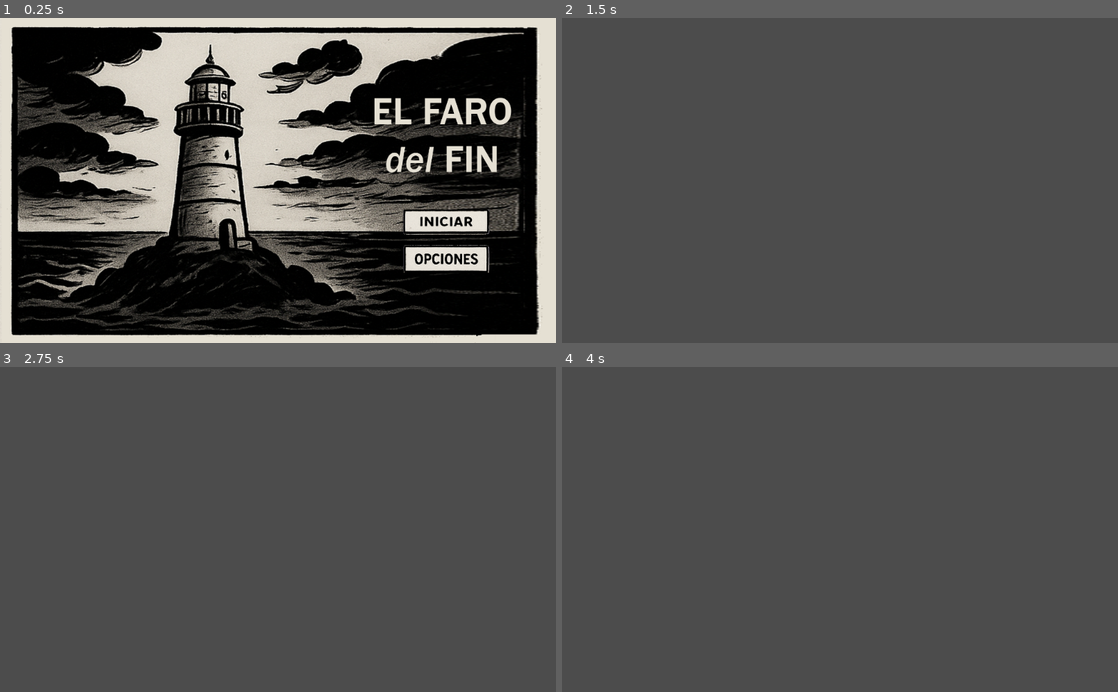
Above: before the commit, frames 1-4 (two rows, left to right).
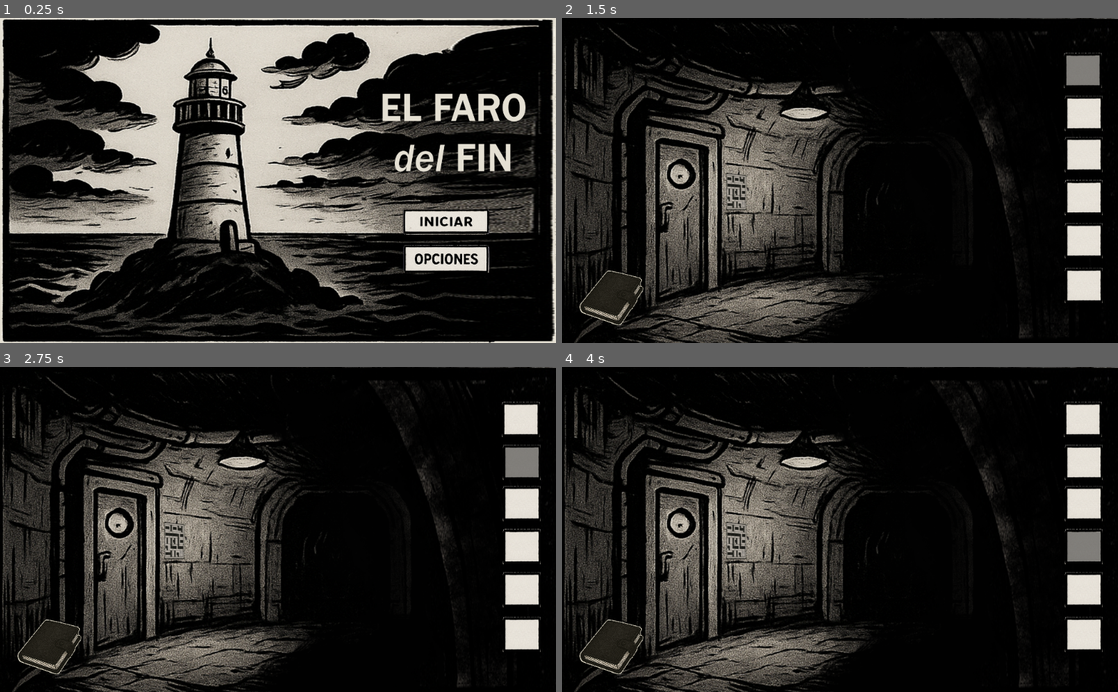
Above: after the commit, the same moments.

Repository: MicaelaEdith/godot-2d
Game: Godot game, scene res://Menu.tscn
Two runs of this game, one before a commit and one after it. Both use one fixed random seed, a clock stepped at 60 frames per second and the inputs below. The project has no main scene, so this scene is started directly.
Inputs (mouse positions are in pixels of both pictures, inside the frame that each line leads up to):
- Up to frame 1 (0.25 s): no input
- Up to frame 2 (1.5 s): click (1006, 222) at 0.5 s; click (1084, 66) at 1.27 s
- Up to frame 3 (2.75 s): click (522, 454) at 2.02 s
- Up to frame 4 (4 s): click (1084, 497) at 2.77 s; click (1084, 542) at 3.52 s

The runs differ from the first frame. In frame 1, 36% of the frame differs, in the area x 0-100%, y 0-100%; in frame 2, 92%; in frame 3, 92%; in frame 4, 92%.

Commit message:
scene1 ui

Diff:
--- a/Capitulo1.tscn
+++ b/Capitulo1.tscn
@@ -1,3 +1,270 @@
-[gd_scene format=2]
+[gd_scene load_steps=42 format=2]
+
+[ext_resource path="res://assets/fondos-escenas/scn1.png" type="Texture" id=1]
+[ext_resource path="res://scripts/btn_inventario.gd" type="Script" id=2]
+[ext_resource path="res://assets/btnInventario_ok.png" type="Texture" id=3]
+[ext_resource path="res://assets/btnInventario.png" type="Texture" id=4]
+[ext_resource path="res://assets/btn_libreta.png" type="Texture" id=5]
+[ext_resource path="res://assets/btn_libreta_ok.png" type="Texture" id=6]
+
+[sub_resource type="StyleBoxEmpty" id=1]
+
+[sub_resource type="StyleBoxEmpty" id=2]
+
+[sub_resource type="StyleBoxEmpty" id=3]
+
+[sub_resource type="StyleBoxEmpty" id=4]
+
+[sub_resource type="StyleBoxEmpty" id=5]
+
+[sub_resource type="StyleBoxEmpty" id=6]
+
+[sub_resource type="StyleBoxEmpty" id=7]
+
+[sub_resource type="StyleBoxEmpty" id=8]
+
+[sub_resource type="StyleBoxEmpty" id=9]
+
+[sub_resource type="StyleBoxEmpty" id=10]
+
+[sub_resource type="StyleBoxEmpty" id=11]
+
+[sub_resource type="StyleBoxEmpty" id=12]
+
+[sub_resource type="StyleBoxEmpty" id=13]
+
+[sub_resource type="StyleBoxEmpty" id=14]
+
+[sub_resource type="StyleBoxEmpty" id=15]
+
+[sub_resource type="StyleBoxEmpty" id=16]
+
+[sub_resource type="StyleBoxEmpty" id=17]
+
+[sub_resource type="StyleBoxEmpty" id=18]
+
+[sub_resource type="StyleBoxEmpty" id=19]
+
+[sub_resource type="StyleBoxEmpty" id=20]
+
+[sub_resource type="StyleBoxEmpty" id=21]
+
+[sub_resource type="StyleBoxEmpty" id=22]
+
+[sub_resource type="StyleBoxEmpty" id=23]
+
+[sub_resource type="StyleBoxEmpty" id=24]
+
+[sub_resource type="StyleBoxEmpty" id=25]
+
+[sub_resource type="StyleBoxEmpty" id=26]
+
+[sub_resource type="StyleBoxEmpty" id=27]
+
+[sub_resource type="StyleBoxEmpty" id=28]
+
+[sub_resource type="StyleBoxEmpty" id=29]
+
+[sub_resource type="StyleBoxEmpty" id=30]
+
+[sub_resource type="StyleBoxEmpty" id=31]
+
+[sub_resource type="StyleBoxEmpty" id=32]
+
+[sub_resource type="StyleBoxEmpty" id=33]
+
+[sub_resource type="StyleBoxEmpty" id=34]
+
+[sub_resource type="StyleBoxEmpty" id=35]
 
 [node name="Capitulo1" type="Node2D"]
+
+[node name="imgFondo" type="TextureRect" parent="."]
+margin_left = -34.0
+margin_top = -57.0
+margin_right = 1069.0
+margin_bottom = 662.0
+texture = ExtResource( 1 )
+expand = true
+
+[node name="inventario" type="VBoxContainer" parent="."]
+margin_left = 923.0
+margin_top = 63.0
+margin_right = 963.0
+margin_bottom = 203.0
+rect_scale = Vector2( 1.9059, 3.45433 )
+
+[node name="i1" type="Button" parent="inventario"]
+margin_right = 40.0
+margin_bottom = 14.0
+custom_styles/hover = SubResource( 1 )
+custom_styles/pressed = SubResource( 2 )
+custom_styles/focus = SubResource( 3 )
+custom_styles/disabled = SubResource( 4 )
+custom_styles/normal = SubResource( 5 )
+script = ExtResource( 2 )
+normal_texture = ExtResource( 4 )
+hover_texture = ExtResource( 3 )
+
+[node name="TextureRect" type="TextureRect" parent="inventario/i1"]
+margin_right = 40.0
+margin_bottom = 40.0
+rect_scale = Vector2( 0.943248, 0.492254 )
+expand = true
+
+[node name="Control" type="Control" parent="inventario"]
+margin_top = 18.0
+margin_right = 40.0
+margin_bottom = 18.5
+rect_min_size = Vector2( 0, 0.5 )
+
+[node name="i2" type="Button" parent="inventario"]
+margin_top = 22.0
+margin_right = 40.0
+margin_bottom = 36.0
+custom_styles/hover = SubResource( 6 )
+custom_styles/pressed = SubResource( 7 )
+custom_styles/focus = SubResource( 8 )
+custom_styles/disabled = SubResource( 9 )
+custom_styles/normal = SubResource( 10 )
+script = ExtResource( 2 )
+normal_texture = ExtResource( 4 )
+hover_texture = ExtResource( 3 )
+
+[node name="TextureRect" type="TextureRect" parent="inventario/i2"]
+margin_left = 0.524658
+margin_top = 0.606812
+margin_right = 40.5247
+margin_bottom = 40.6068
+rect_scale = Vector2( 0.943248, 0.492254 )
+expand = true
+
+[node name="Control2" type="Control" parent="inventario"]
+margin_top = 40.0
+margin_right = 40.0
+margin_bottom = 41.0
+rect_min_size = Vector2( 0, 1 )
+
+[node name="i3" type="Button" parent="inventario"]
+margin_top = 45.0
+margin_right = 40.0
+margin_bottom = 59.0
+custom_styles/hover = SubResource( 11 )
+custom_styles/pressed = SubResource( 12 )
+custom_styles/focus = SubResource( 13 )
+custom_styles/disabled = SubResource( 14 )
+custom_styles/normal = SubResource( 15 )
+script = ExtResource( 2 )
+normal_texture = ExtResource( 4 )
+hover_texture = ExtResource( 3 )
+
+[node name="TextureRect" type="TextureRect" parent="inventario/i3"]
+margin_left = 0.524658
+margin_top = 0.0556564
+margin_right = 40.5247
+margin_bottom = 40.0557
+rect_scale = Vector2( 0.943248, 0.492254 )
+expand = true
+
+[node name="Control3" type="Control" parent="inventario"]
+margin_top = 63.0
+margin_right = 40.0
+margin_bottom = 64.0
+rect_min_size = Vector2( 0, 1 )
+
+[node name="i4" type="Button" parent="inventario"]
+margin_top = 68.0
+margin_right = 40.0
+margin_bottom = 82.0
+custom_styles/hover = SubResource( 16 )
+custom_styles/pressed = SubResource( 17 )
+custom_styles/focus = SubResource( 18 )
+custom_styles/disabled = SubResource( 19 )
+custom_styles/normal = SubResource( 20 )
+script = ExtResource( 2 )
+normal_texture = ExtResource( 4 )
+hover_texture = ExtResource( 3 )
+
+[node name="TextureRect" type="TextureRect" parent="inventario/i4"]
+margin_left = 0.524658
+margin_top = 0.0834885
+margin_right = 40.5247
+margin_bottom = 40.0835
+rect_scale = Vector2( 0.943248, 0.492254 )
+expand = true
+
+[node name="Control4" type="Control" parent="inventario"]
+margin_top = 86.0
+margin_right = 40.0
+margin_bottom = 87.0
+rect_min_size = Vector2( 0, 1 )
+
+[node name="i5" type="Button" parent="inventario"]
+margin_top = 91.0
+margin_right = 40.0
+margin_bottom = 105.0
+custom_styles/hover = SubResource( 21 )
+custom_styles/pressed = SubResource( 22 )
+custom_styles/focus = SubResource( 23 )
+custom_styles/disabled = SubResource( 24 )
+custom_styles/normal = SubResource( 25 )
+script = ExtResource( 2 )
+normal_texture = ExtResource( 4 )
+hover_texture = ExtResource( 3 )
+
+[node name="TextureRect" type="TextureRect" parent="inventario/i5"]
+margin_left = 0.524658
+margin_top = 0.11132
+margin_right = 40.5247
+margin_bottom = 40.1113
+rect_scale = Vector2( 0.943248, 0.492254 )
+expand = true
+
+[node name="Control5" type="Control" parent="inventario"]
+margin_top = 109.0
+margin_right = 40.0
+margin_bottom = 110.0
+rect_min_size = Vector2( 0, 1 )
+
+[node name="i6" type="Button" parent="inventario"]
+margin_top = 114.0
+margin_right = 40.0
+margin_bottom = 128.0
+custom_styles/hover = SubResource( 26 )
+custom_styles/pressed = SubResource( 27 )
+custom_styles/focus = SubResource( 28 )
+custom_styles/disabled = SubResource( 29 )
+custom_styles/normal = SubResource( 30 )
+script = ExtResource( 2 )
+normal_texture = ExtResource( 4 )
+hover_texture = ExtResource( 3 )
+
+[node name="TextureRect" type="TextureRect" parent="inventario/i6"]
+margin_left = 0.524658
+margin_top = 1.00761
+margin_right = 40.5247
+margin_bottom = 41.0076
+rect_scale = Vector2( 0.943248, 0.492254 )
+expand = true
+
+[node name="libreta" type="Button" parent="."]
+margin_left = 40.0
+margin_top = 538.0
+margin_right = 52.0
+margin_bottom = 558.0
+custom_styles/hover = SubResource( 31 )
+custom_styles/pressed = SubResource( 32 )
+custom_styles/focus = SubResource( 33 )
+custom_styles/disabled = SubResource( 34 )
+custom_styles/normal = SubResource( 35 )
+script = ExtResource( 2 )
+normal_texture = ExtResource( 5 )
+hover_texture = ExtResource( 6 )
+
+[node name="TextureRect" type="TextureRect" parent="libreta"]
+margin_left = -8.0
+margin_top = -73.0
+margin_right = 32.0
+margin_bottom = -33.0
+rect_scale = Vector2( 2.96519, 2.60536 )
+expand = true
--- a/Menu.tscn
+++ b/Menu.tscn
@@ -12,9 +12,10 @@
 [node name="Menu" type="Node2D"]
 
 [node name="TextureRect" type="TextureRect" parent="."]
-margin_left = -13.0
-margin_right = 1039.0
-margin_bottom = 601.0
+margin_left = -31.0
+margin_top = -15.0
+margin_right = 1070.0
+margin_bottom = 614.0
 texture = ExtResource( 2 )
 expand = true
 
--- /dev/null
+++ b/scripts/btn_inventario.gd
@@ -0,0 +1,21 @@
+extends Button
+
+export(Texture) var normal_texture
+export(Texture) var hover_texture
+
+onready var icono = $TextureRect
+
+func _ready():
+	if normal_texture:
+		icono.texture = normal_texture
+	# conectamos las señales de hover
+	connect("mouse_entered", self, "_on_mouse_entered")
+	connect("mouse_exited", self, "_on_mouse_exited")
+
+func _on_mouse_entered():
+	if hover_texture:
+		icono.texture = hover_texture
+
+func _on_mouse_exited():
+	if normal_texture:
+		icono.texture = normal_texture
--- a/scripts/btns.gd
+++ b/scripts/btns.gd
@@ -2,7 +2,7 @@
 
 export(Texture) var normal_texture
 export(Texture) var pressed_texture
-export(PackedScene) var scene_to_load  # <--- escena que se cargará al hacer click
+export(PackedScene) var scene_to_load
 
 onready var icono = $TextureRect
 
@@ -19,6 +19,5 @@
 			else:
 				if normal_texture:
 					icono.texture = normal_texture
-					# Cambio de escena al soltar el click
 					if scene_to_load:
 						get_tree().change_scene_to(scene_to_load)
Binary file added: assets/btnInventario.png
Not shown, added: assets/btnInventario.png.import
Binary file added: assets/btnInventario_ok.png
Not shown, added: assets/btnInventario_ok.png.import
Binary file added: assets/btn_libreta.png
Not shown, added: assets/btn_libreta.png.import
Binary file added: assets/btn_libreta_ok.png
Not shown, added: assets/btn_libreta_ok.png.import
Binary file added: assets/fondos-escenas/scn1.png
Not shown, added: assets/fondos-escenas/scn1.png.import
